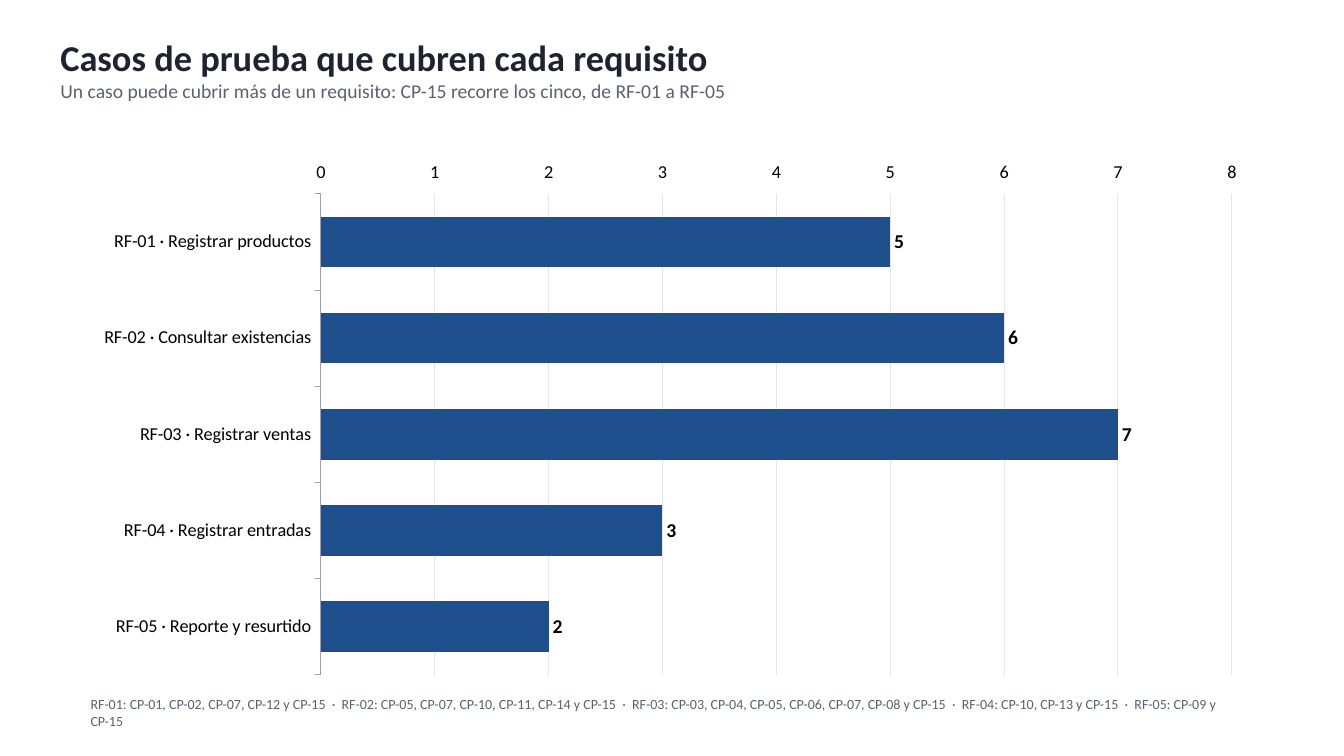
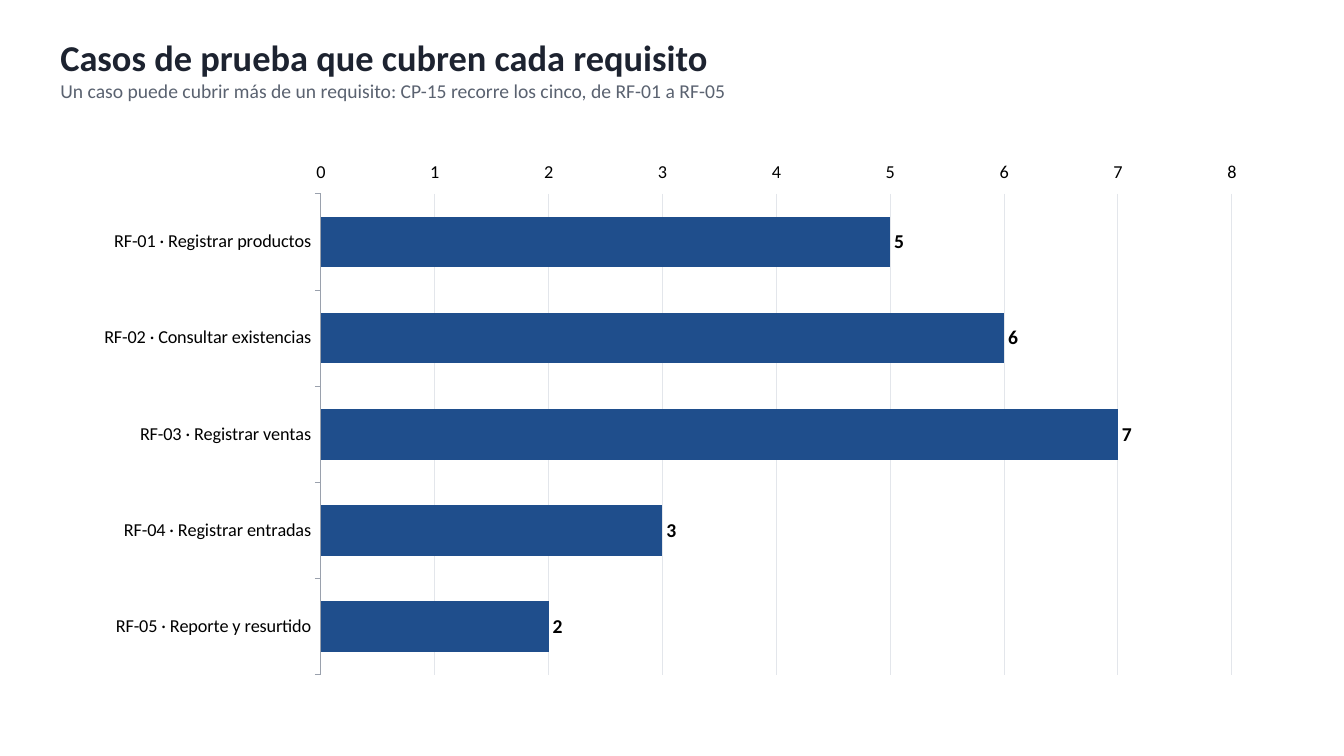
Before and after one commit to azharsonix/sistema-inventario-actividad-2, a slide deck: slide 9 of docs/Segunda parte/Diagramas - Segunda parte.pptx. Drawn at 1344x756 pixels with LibreOffice and Linux fonts; fonts in the diff are those of the drawing. Boxes give left, top, right and bottom in pixels: in the first picture for what was removed or moved away, otherwise in the second. Text is boxed around its words. In the diff, an @@ line names an element or a change of style, - is before the commit and + after.

```diff
--- a/docs/Segunda parte/Diagramas - Segunda parte.pptx
+++ b/docs/Segunda parte/Diagramas - Segunda parte.pptx
@@ text removed at <box>91,699,1216,726</box> @@
-RF-01: CP-01, CP-02, CP-07, CP-12 y CP-15 · RF-02: CP-05, CP-07, CP-10, CP-11, CP-14 y CP-15 · RF-03: CP-03, CP-04, CP-05, CP-06, CP-07, CP-08 y CP-15 · RF-04: CP-10, CP-13 y CP-15 · RF-05: CP-09 y CP-15
```
Also in this commit, not shown: 7 other slides changed, 12 other files.
